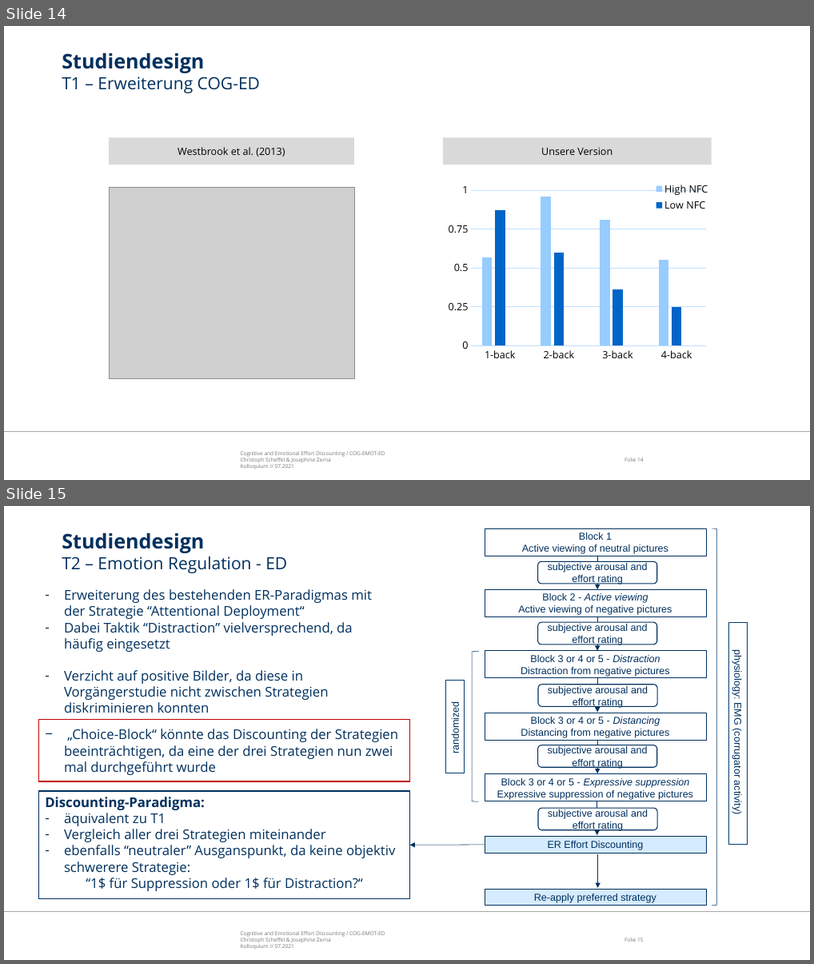
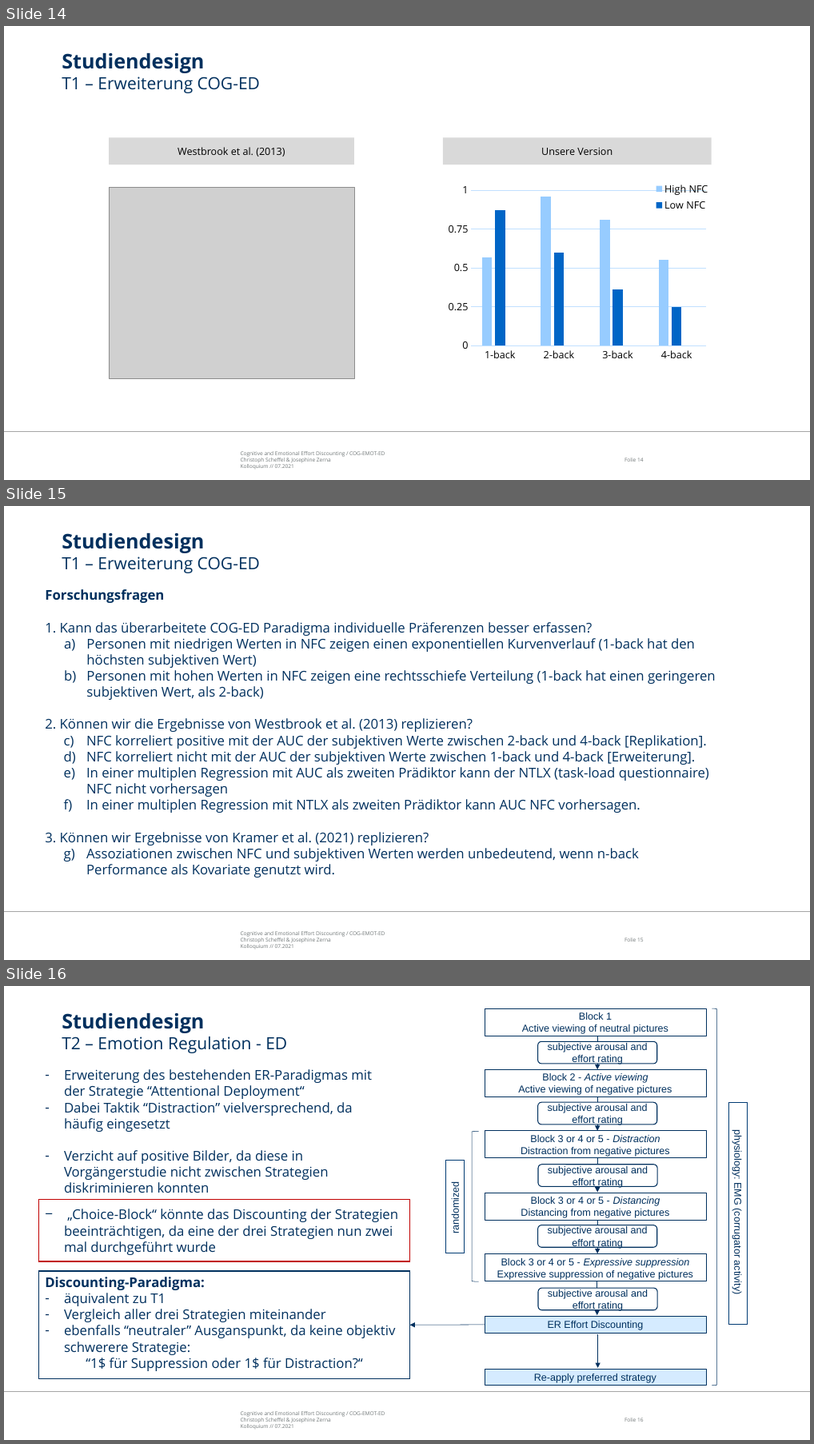
Before and after one commit to ChScheffel/CAD, a slide deck: 99_Thinktank/Talks/21-07-06_Kolloquium/Kolloquium_COG-ER-ED.pptx. Shown one above the other, each under a label of ours: slides 14 and 15 before the commit, slides 14, 15 and 16 after it. The pictures are 814x964 and 814x1444 pixels, drawn with LibreOffice and Linux fonts; fonts in the diff are those of the drawing; grey boxes stand for pictures; background and template pictures are left out. Boxes give left, top, right and bottom in pixels: in the first picture for what was removed or moved away, otherwise in the second. Text is boxed around its words. In the diff, an @@ line names an element or a change of style, - is before the commit and + after.

Commit message:
modified presentation

```diff
--- a/99_Thinktank/Talks/21-07-06_Kolloquium/Kolloquium_COG-ER-ED.pptx
+++ b/99_Thinktank/Talks/21-07-06_Kolloquium/Kolloquium_COG-ER-ED.pptx
@@ slide 15 added at (x1=4, y1=506, x2=810, y2=960), background #FFFFFF; not listed: 3 template elements that a slide beside it also shows @@
@@ title added at (x1=62, y1=533, x2=260, y2=573), 20 pt, text #00305E @@
+Studiendesign
+T1 – Erweiterung COG-ED
@@ text added at (x1=45, y1=589, x2=716, y2=874), 16 pt, text #00305E @@
+Forschungsfragen
+1. Kann das überarbeitete COG-ED Paradigma individuelle Präferenzen besser erfassen?
+a) Personen mit niedrigen Werten in NFC zeigen einen exponentiellen Kurvenverlauf (1-back hat den höchsten subjektiven Wert)
+b) Personen mit hohen Werten in NFC zeigen eine rechtsschiefe Verteilung (1-back hat einen geringeren subjektiven Wert, als 2-back)
+2. Können wir die Ergebnisse von Westbrook et al. (2013) replizieren?
+a) NFC korreliert positive mit der AUC der subjektiven Werte zwischen 2-back und 4-back [Replikation].
+b) NFC korreliert nicht mit der AUC der subjektiven Werte zwischen 1-back und 4-back [Erweiterung].
+c) In einer multiplen Regression mit AUC als zweiten Prädiktor kann der NTLX (task-load questionnaire) NFC nicht vorhersagen
+d) In einer multiplen Regression mit NTLX als zweiten Prädiktor kann AUC NFC vorhersagen.
+3. Können wir Ergebnisse von Kramer et al. (2021) replizieren?
+a) Assoziationen zwischen NFC und subjektiven Werten werden unbedeutend, wenn n-back Performance als Kovariate genutzt wird.
@@ what was slide 15 is now slide 16 @@
```
Also in this commit, not shown: 1 other slide added.
